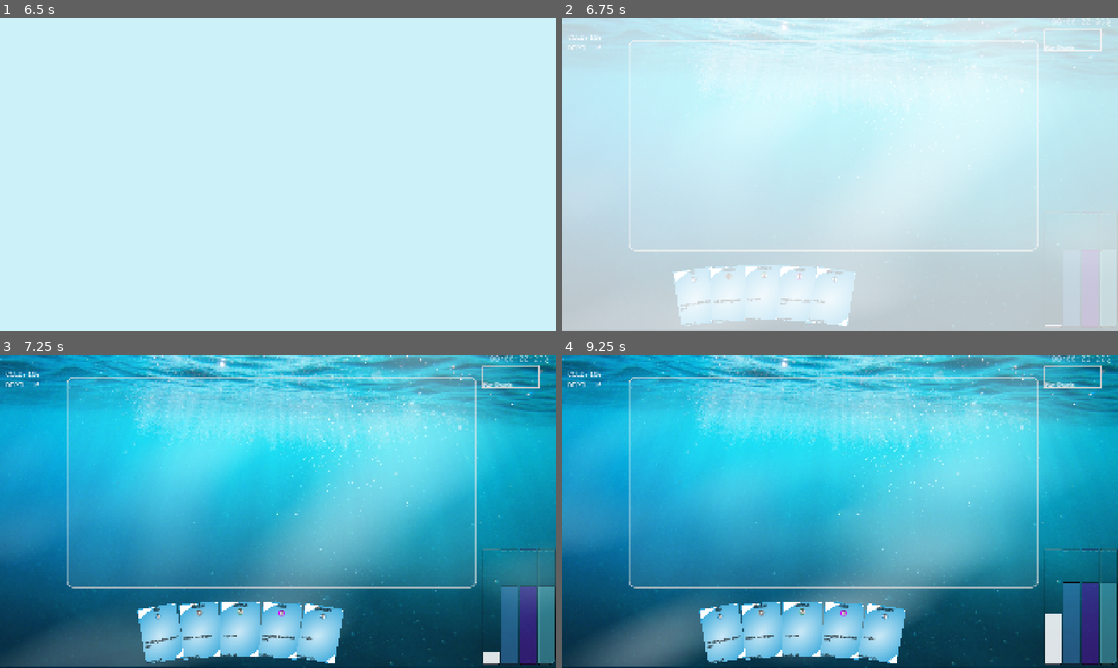
Above: before the commit, frames 1-4 (two rows, left to right).
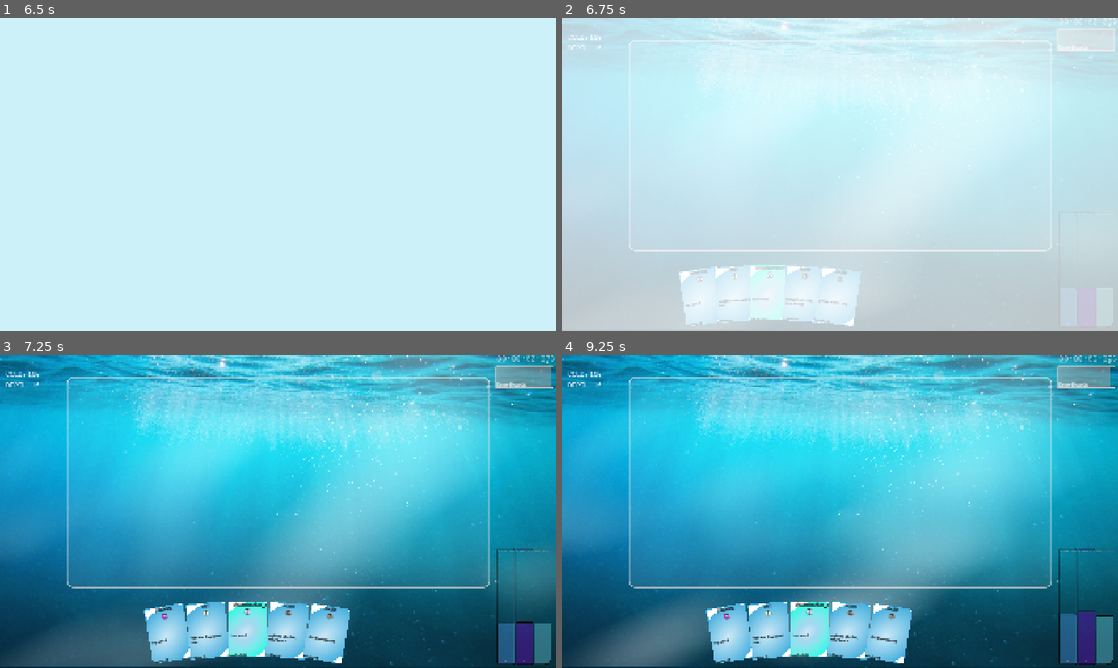
Above: after the commit, the same moments.

Repository: rosswolf/Tourbillon
Game: Godot game, scene res://src/scenes/main_menu.tscn
Two runs of this game, one before a commit and one after it. Both use one fixed random seed, a clock stepped at 60 frames per second and the inputs below. Sound files missing from this copy of the repository are replaced by a short silence.
Inputs (mouse positions are in pixels of both pictures, inside the frame that each line leads up to):
- Up to frame 1 (6.5 s): click "Play" at 0.5 s; move the mouse to (400, 158) at 1.27 s; click (400, 158) at 1.42 s; tap Enter at 2, 3.5, 5 s; drag from (166, 190) to (250, 237) at 2.02 s; tap Space at 2.75, 4.25, 5.75 s; move the mouse to (333, 105) at 2.77 s; click (333, 105) at 2.92 s; drag from (250, 237) to (111, 127) at 3.52 s; move the mouse to (444, 221) at 4.27 s; click (444, 221) at 4.42 s; drag from (111, 127) to (194, 96) at 5.02 s; move the mouse to (305, 174) at 5.77 s; click (305, 174) at 5.92 s
- Up to frame 2 (6.75 s): drag from (756, 96) to (728, 190) at 6.52 s
- Up to frame 3 (7.25 s): no input
- Up to frame 4 (9.25 s): click (645, 395) at 7.25 s; click (673, 395) at 8.02 s; click (701, 395) at 8.77 s

Frame 1 is identical in both runs. In frame 2, 1.5% of the frame differs, in the area x 19-100%, y 0-99%; in frame 3, 6.9%; in frame 4, 7.1%, in the area x 24-100%, y 0-100%.

Commit message:
prep for demo

Diff:
--- a/elastic-app/app/src/scenes/core/battle/goal_manager.gd
+++ b/elastic-app/app/src/scenes/core/battle/goal_manager.gd
@@ -3,18 +3,25 @@
 class_name GoalManager
 
 var active_goal: Goal
-const available_goals = ["survival_1","play_cards_1","activate_buildings_1"]
+const available_goals = ["spend_energy_1","play_cards_1","activate_buildings_1", "draw_cards_1", "destory_cards_1"]
+var count: int = 0
 
 func _init():
-	GlobalSignals.core_goal_succeeded.connect(__on_goal_complete)
-	GlobalSignals.core_goal_failed.connect(__on_goal_complete)
+	GlobalSignals.core_goal_succeeded.connect(__on_goal_complete.bind(true))
+	GlobalSignals.core_goal_failed.connect(__on_goal_complete.bind(false))
 	GlobalSignals.core_begin_turn.connect(__on_begin_turn)
 
 func __on_begin_turn():
 	active_goal = Goal.load_goal(available_goals.pick_random())
 	GlobalSignals.signal_core_goal_created(active_goal.instance_id)
 
-func __on_goal_complete(goal_instance_id: String):
+func __on_goal_complete(goal_instance_id: String, success: bool):
 	if goal_instance_id == active_goal.instance_id:
-		active_goal = Goal.load_goal(available_goals.pick_random())
+		if success:
+			count = count + 1
+
+		if count >= StaticData.get_int("goals_before_boss"):
+			active_goal = Goal.load_goal("boss_1")
+		else:
+			active_goal = Goal.load_goal(available_goals.pick_random())
 		GlobalSignals.signal_core_goal_created(active_goal.instance_id)
--- a/elastic-app/app/src/scenes/core/effects/effect.gd
+++ b/elastic-app/app/src/scenes/core/effects/effect.gd
@@ -73,7 +73,7 @@
 			var amount = int(params.get("param"))
 			GlobalGameManager.library.draw_card(amount)
 			return true,
-		{"source":[Hero, Card]}
+		{"source":[Hero, Card, Goal]}
 	),
 
 	"cooldown":  InternalEffect.new(
@@ -89,7 +89,7 @@
 			var shop_type: String = params.get("param")
 			GlobalSignals.signal_core_card_selection(shop_type, Library.Zone.HAND)
 			return true,
-		{"source":[Hero, Card]}
+		{"source":[Hero, Card, Goal]}
 	),
 	"add_gold": InternalEffect.new(
 		func(source: Entity, params: Dictionary):
@@ -97,6 +97,18 @@
 			GlobalGameManager.hero.gold.increment(amount)
 			return true,
 		{"source":[Hero, Card]}
+	),
+	"end_game": InternalEffect.new(
+		func(source: Entity, params: Dictionary):
+			GlobalSignals.signal_core_game_over()
+			return true,
+		{"source":[Hero, Card, Goal]}
+	),
+	"win": InternalEffect.new(
+		func(source: Entity, params: Dictionary):
+			GlobalSignals.signal_core_game_win()
+			return true,
+		{"source":[Hero, Card, Goal]}
 	)
 }
 
--- a/elastic-app/app/src/scenes/core/effects/one_time_effect.gd
+++ b/elastic-app/app/src/scenes/core/effects/one_time_effect.gd
@@ -41,6 +41,8 @@
 	if source is Card:
 		parameters["card"] = source
 		return __base_f.call(GlobalGameManager.hero, parameters)
+	elif source is Goal:
+		return __base_f.call(source, parameters)
 	else:
 		assert(false, "Unexpected source type")
 
--- a/elastic-app/app/src/scenes/core/entities/goal.gd
+++ b/elastic-app/app/src/scenes/core/entities/goal.gd
@@ -4,6 +4,7 @@
 	return "Goal"
 
 var reward: MoveDescriptorEffect
+var punishment: MoveDescriptorEffect
 var text: String
 
 var before_n_ticks: int = -1
@@ -21,14 +22,21 @@
 		__connect_achieve()
 
 func __connect_achieve():
-	__achieve_bound = __on_signal.bind(__achieve)
+	var starting_value = GlobalGameManager.stats_manager.stats.get(__achieve.signal_name, 0)
+	__achieve_bound = __on_signal.bind(__achieve, starting_value)
+	print("binding: " + __achieve.signal_name)
 	GlobalSignals.connect(__achieve.signal_name, __achieve_bound)
 
+	GlobalSignals.core_goal_failed.connect(__on_core_goal_failed)
+
 func __disconnect_achieve():
-	GlobalSignals.disconnect(__achieve.signalname, __achieve_bound)
-	__achieve_bound = null
+	if __achieve != null and __achieve_bound != null:
+		GlobalSignals.disconnect(__achieve.signal_name, __achieve_bound)
+		__achieve_bound = null
 
-func __on_signal(amount: int, achieve: Achieve):
+func __on_signal(delta: int, achieve: Achieve, prior: int):
+	var current = GlobalGameManager.stats_manager.stats.get(__achieve.signal_name, 0)
+	var amount: int = current - prior
 	if achieve.comparator == Comparator.EQUALS:
 		if amount == achieve.target:
 			__apply_reward()
@@ -45,6 +53,10 @@
 		if amount <= achieve.target:
 			__apply_reward()
 	return
+
+func __on_core_goal_failed(goal_instance_id: String):
+	if goal_instance_id == instance_id:
+		punishment.activate(self)
 
 func __apply_reward():
 	reward.activate(self)
@@ -77,6 +89,7 @@
 class GoalBuilder extends Entity.EntityBuilder:
 	var __text: String
 	var __reward: MoveDescriptorEffect
+	var __punishment: MoveDescriptorEffect
 	var __before_n_ticks: int = -1
 	var __achieve: Achieve
 
@@ -125,13 +138,19 @@
 		__before_n_ticks = ticks_in
 		return self
 
+	func with_punishment(defeat_in: String) -> GoalBuilder:
+		if defeat_in != "":
+			__punishment = MoveDescriptorEffect.new(defeat_in)
+		return self
+
 	func build() -> Goal:
 		var goal = Goal.new()
 		super.build_entity(goal)
-		goal.achieve == __achieve
+		goal.achieve = __achieve
 		goal.before_n_ticks = __before_n_ticks
 		goal.reward = __reward
 		goal.text = __text
+		goal.punishment = __punishment
 		return goal
 
 static func load_goal(goal_template_id: String) -> Goal:
@@ -148,6 +167,7 @@
 	builder.with_reward(goal_data.get("reward"))
 	builder.with_achieve(goal_data.get("achieve"))
 	builder.with_before_n_ticks(int(goal_data.get("before_n_ticks", -1)))
+	builder.with_punishment(goal_data.get("punishment",""))
 
 	# Set starting stats
 
--- a/elastic-app/app/src/scenes/core/global_game_manager.gd
+++ b/elastic-app/app/src/scenes/core/global_game_manager.gd
@@ -9,6 +9,7 @@
 var hero: Hero
 var relic_manager: RelicManager
 var goal_manager: GoalManager
+var stats_manager: StatsManager
 
 var hand_size: int = 5
 var current_act = 1
@@ -27,6 +28,7 @@
 	GlobalSignals.core_slot_activated.connect(__on_core_slot_activated)
 	GlobalSignals.ui_meter_expired.connect(__on_ui_meter_expired)
 	GlobalSignals.ui_time_bump.connect(__on_ui_time_bump)
+	GlobalSignals.core_card_drawn.connect(__on_core_card_drawn)
 
 
 
@@ -73,6 +75,7 @@
 	relic_manager = RelicManager.new()
 	hero = Hero.load_hero(hero_template_id)
 	goal_manager = GoalManager.new()
+	stats_manager = StatsManager.new()
 
 	__load_cards()
 
@@ -120,6 +123,7 @@
 	if card == null:
 		assert(false, "Card was null when retrieving from instance catalog: " + card_instance_id)
 		return
+	GlobalSignals.signal_stats_cards_played(1)
 	if card.durability.amount > 0:
 		card.durability.decrement(1)
 
@@ -134,6 +138,8 @@
 	if card == null:
 		assert(false, "Card was null when retrieving from instance catalog: " + card_instance_id)
 		return
+
+	GlobalSignals.signal_stats_cards_popped(1)
 	GlobalGameManager.library.move_card_to_zone2(card.instance_id, Library.Zone.ANY, Library.Zone.EXILED)
 
 func __on_core_slot_activated(card_instance_id: String):
@@ -141,7 +147,11 @@
 	if card == null:
 		assert(false, "Card was null when retrieving from instance catalog: " + card_instance_id)
 		return
+	GlobalSignals.signal_stats_slots_activated(1)
 	card.durability.decrement(1)
+
+func __on_core_card_drawn(card_instance_id: String):
+	GlobalSignals.signal_stats_cards_drawn(1)
 
 func allow_activations():
 	__activations_allowed = true
--- a/elastic-app/app/src/scenes/core/resources/game_resource.gd
+++ b/elastic-app/app/src/scenes/core/resources/game_resource.gd
@@ -46,7 +46,7 @@
 		# TODO
 		GameResource.Type.PURPLE_TIME: __SpecificResourceAccessor.new(
 			func(): return UiController.meters[Air.AirColor.PURPLE].time_remaining,
-			func(value): GlobalSignals.signal_core_time_set(Air.AirColor.PURPLE, value)
+			func(value): GlobalSignals.signal_core_time_set(Air.AirColor.PURPLE, value),
 		),
 		GameResource.Type.GREEN_TIME: __SpecificResourceAccessor.new(
 			func(): return UiController.meters[Air.AirColor.GREEN].time_remaining,
--- a/elastic-app/app/src/scenes/core/stats_manager.gd
+++ b/elastic-app/app/src/scenes/core/stats_manager.gd
@@ -13,17 +13,15 @@
 		var signal_name = signal_info.name
 		if signal_name.begins_with("stats_"):
 			# Initialize stat to 0
-			var stat_name = signal_name.replace("stats_", "")
-			stats[stat_name] = 0
+			stats[signal_name] = 0
 
 			# Connect to the signal
 			GlobalSignals.connect(signal_name, _on_stat_signal.bind(signal_name))
-			print("Connected to signal: ", signal_name, " -> stat: ", stat_name)
+			print("Connected to signal: ", signal_name, " -> stat: ", signal_name)
 
 # Handle incoming stat signals
-func _on_stat_signal(signal_name: String, amount: int) -> void:
-	var stat_name = signal_name.replace("stats_", "")
-	stats[stat_name] += amount
+func _on_stat_signal(amount: int, signal_name: String, ) -> void:
+	stats[signal_name] += amount
 	#print("Stat updated: ", stat_name, " += ", amount, " (Total: ", stats[stat_name], ")")
 
 # Print all current stats
--- a/elastic-app/app/src/scenes/data/card_data.json
+++ b/elastic-app/app/src/scenes/data/card_data.json
@@ -195,7 +195,7 @@
   {
 	"card_template_id": "green_draw_2",
 	"group_template_id": "knight",
-	"card_count": 3,
+	"card_count": 2,
 	"display_name": "shine",
 	"rules_text": "draw 2 cards",
 	"cursor_image_uid": "bqvm4vgi4c0dn",
@@ -316,7 +316,7 @@
 	"card_cost": {
 	  "GameResource.Type.BLUE_ENERGY": "1"
 	},
-	"instinct_effect": "remove_purple_time=5, draw_card=1",
+	"instinct_effect": "remove_purple_time=3, draw_card=1",
 	"card_rarity": "Card.RarityType.COMMON"
   },
   {
@@ -329,7 +329,7 @@
 	"card_cost": {
 	  "GameResource.Type.GREEN_ENERGY": "1"
 	},
-	"instinct_effect": "remove_blue_time=5, draw_card=1",
+	"instinct_effect": "remove_blue_time=3, draw_card=1",
 	"card_rarity": "Card.RarityType.COMMON"
   },
   {
@@ -342,7 +342,7 @@
 	"card_cost": {
 	  "GameResource.Type.PURPLE_ENERGY": "1"
 	},
-	"instinct_effect": "remove_green_time=5, draw_card=1",
+	"instinct_effect": "remove_green_time=3, draw_card=1",
 	"card_rarity": "Card.RarityType.COMMON"
   },
   {
@@ -442,5 +442,44 @@
 	},
 	"slot_effect": "add_green_time=5, draw_card=1, cooldown=20",
 	"card_rarity": "Card.RarityType.COMMON"
+  },
+  {
+	"card_template_id": "card_purple_time_2",
+	"group_template_id": "knight",
+	"card_count": 1,
+	"display_name": "duck",
+	"rules_text": "vent purple time, draw 1 card",
+	"cursor_image_uid": "bqvm4vgi4c0dn",
+	"card_cost": {
+	  "GameResource.Type.BLUE_ENERGY": "1"
+	},
+	"instinct_effect": "add_purple_time=3, draw_card=1",
+	"card_rarity": "Card.RarityType.COMMON"
+  },
+  {
+	"card_template_id": "card_blue_time_2",
+	"group_template_id": "knight",
+	"card_count": 1,
+	"display_name": "dive",
+	"rules_text": "vent blue time, draw 1 card",
+	"cursor_image_uid": "bqvm4vgi4c0dn",
+	"card_cost": {
+	  "GameResource.Type.GREEN_ENERGY": "1"
+	},
+	"instinct_effect": "add_blue_time=3, draw_card=1",
+	"card_rarity": "Card.RarityType.COMMON"
+  },
+  {
+	"card_template_id": "card_green_time_2",
+	"group_template_id": "knight",
+	"card_count": 1,
+	"display_name": "flit",
+	"rules_text": "vent green time, draw 1 card",
+	"cursor_image_uid": "bqvm4vgi4c0dn",
+	"card_cost": {
+	  "GameResource.Type.PURPLE_ENERGY": "1"
+	},
+	"instinct_effect": "add_green_time=3, draw_card=1",
+	"card_rarity": "Card.RarityType.COMMON"
   }
 ]
--- a/elastic-app/app/src/scenes/data/configuration_data.json
+++ b/elastic-app/app/src/scenes/data/configuration_data.json
@@ -35,5 +35,9 @@
     "configuration_name": "default_card_durability",
     "configuration_value": 2,
     "_NOEX notes": "default number of uses per card"
+  },
+  {
+    "configuration_name": "goals_before_boss",
+    "configuration_value": 3
   }
 ]
--- a/elastic-app/app/src/scenes/data/goals_data.json
+++ b/elastic-app/app/src/scenes/data/goals_data.json
@@ -1,24 +1,51 @@
 [
   {
-    "template_name": "survival_1",
+    "template_name": "spend_energy_1",
     "round": 1,
-    "text": "Survive 2 minutes",
+    "text": "Spend 7 energy",
     "reward": "shop=card",
-    "achieve": "global_time>30",
+    "achieve": "stats_energy_spent>=7",
     "before_n_ticks": 31
   },
   {
     "template_name": "play_cards_1",
     "round": 1,
-    "text": "Play 10 cards",
+    "text": "Play 7 cards",
     "reward": "shop=card",
-    "achieve": "played_cards>10"
+    "achieve": "stats_cards_played>7",
+    "before_n_ticks": 31
   },
   {
     "template_name": "activate_buildings_1",
     "round": 1,
-    "text": "Activate 2 buildings",
+    "text": "Activate 3 buildings",
     "reward": "shop=card",
-    "achieve": "activated_buildings>=2"
+    "achieve": "stats_slots_activated>=3",
+    "before_n_ticks": 31
+  },
+  {
+    "template_name": "draw_cards_1",
+    "round": 1,
+    "text": "Draw 5 cards",
+    "reward": "shop=card",
+    "achieve": "stats_cards_drawn>=5",
+    "before_n_ticks": 31
+  },
+  {
+    "template_name": "destory_cards_1",
+    "round": 1,
+    "text": "Destroy 2 cards",
+    "reward": "shop=card",
+    "achieve": "stats_cards_popped>=2",
+    "before_n_ticks": 31
+  },
+  {
+    "template_name": "boss_1",
+    "round": 1,
+    "text": "Boss!  Draw 8 cards",
+    "reward": "win=",
+    "achieve": "stats_cards_drawn>=8",
+    "before_n_ticks": 21,
+    "punishment": "end_game="
   }
 ]
--- a/elastic-app/app/src/scenes/game.gd
+++ b/elastic-app/app/src/scenes/game.gd
@@ -21,6 +21,7 @@
 	GlobalSignals.core_relic_removed.connect(__on_relic_removed)
 	GlobalSignals.core_card_removed_from_hand.connect(__on_card_removed_from_hand)
 	GlobalSignals.core_goal_created.connect(__on_core_goal_created)
+	GlobalSignals.core_game_win.connect(__on_core_game_win)
 
 
 	var audio_stream = load(GRAVITY_MP3)
@@ -128,3 +129,6 @@
 		if icon._relic.instance_id == relic_instance_id:
 			%RelicGridContainer.remove_child(child)
 			child.queue_free()
+
+func __on_core_game_win():
+	FadeToBlack.go_to_scene("res://src/scenes/win.tscn")
--- a/elastic-app/app/src/scenes/game.tscn
+++ b/elastic-app/app/src/scenes/game.tscn
@@ -20,8 +20,6 @@
 [sub_resource type="StyleBoxEmpty" id="StyleBoxEmpty_5dxuo"]
 
 [sub_resource type="StyleBoxEmpty" id="StyleBoxEmpty_bd8mh"]
-
-[sub_resource type="StyleBoxEmpty" id="StyleBoxEmpty_tnd0m"]
 
 [sub_resource type="StyleBoxEmpty" id="StyleBoxEmpty_flib5"]
 
@@ -153,10 +151,11 @@
 size_flags_vertical = 3
 theme_override_styles/panel = SubResource("StyleBoxEmpty_bd8mh")
 
-[node name="VBoxContainer" type="VBoxContainer" parent="Background/HBoxContainer/VBoxContainer/PanelContainer"]
-layout_mode = 2
-
-[node name="GlobalTimeLabel" type="Label" parent="Background/HBoxContainer/VBoxContainer/PanelContainer/VBoxContainer"]
+[node name="GoalContainer" type="VBoxContainer" parent="Background/HBoxContainer/VBoxContainer/PanelContainer"]
+unique_name_in_owner = true
+layout_mode = 2
+
+[node name="GlobalTimeLabel" type="Label" parent="Background/HBoxContainer/VBoxContainer/PanelContainer/GoalContainer"]
 unique_name_in_owner = true
 layout_mode = 2
 size_flags_vertical = 0
@@ -166,12 +165,6 @@
 text = "00:00:00:000"
 horizontal_alignment = 1
 
-[node name="GoalContainer" type="PanelContainer" parent="Background/HBoxContainer/VBoxContainer/PanelContainer/VBoxContainer"]
-unique_name_in_owner = true
-layout_mode = 2
-size_flags_vertical = 3
-theme_override_styles/panel = SubResource("StyleBoxEmpty_tnd0m")
-
 [node name="HBoxContainer2" type="HBoxContainer" parent="Background/HBoxContainer/VBoxContainer"]
 layout_mode = 2
 
@@ -183,6 +176,7 @@
 theme_override_styles/panel = SubResource("StyleBoxEmpty_flib5")
 
 [node name="MultiplierMeter" parent="Background/HBoxContainer/VBoxContainer/HBoxContainer2/MarginContainer4/PanelContainer" instance=ExtResource("9_tnd0m")]
+visible = false
 custom_minimum_size = Vector2(60, 400)
 layout_mode = 2
 
@@ -200,9 +194,9 @@
 custom_minimum_size = Vector2(60, 400)
 layout_mode = 2
 air_color = 3
-default_timer_max = 60.0
+default_timer_max = 25.0
 default_max_energy = 3.0
-starting_energy = 2.0
+starting_energy = 1.0
 
 [node name="MarginContainer2" type="MarginContainer" parent="Background/HBoxContainer/VBoxContainer/HBoxContainer2"]
 layout_mode = 2
@@ -217,9 +211,8 @@
 custom_minimum_size = Vector2(60, 400)
 layout_mode = 2
 air_color = 1
-default_timer_max = 65.0
 default_max_energy = 3.0
-starting_energy = 2.0
+starting_energy = 1.0
 
 [node name="MarginContainer3" type="MarginContainer" parent="Background/HBoxContainer/VBoxContainer/HBoxContainer2"]
 layout_mode = 2
@@ -236,9 +229,9 @@
 layout_mode = 2
 rightmost_style = true
 air_color = 2
-default_timer_max = 70.0
+default_timer_max = 30.0
 default_max_energy = 3.0
-starting_energy = 2.0
+starting_energy = 1.0
 
 [node name="ClickAndDrag" parent="." instance=ExtResource("10_6e0h8")]
 
--- a/elastic-app/app/src/scenes/global_signals.gd
+++ b/elastic-app/app/src/scenes/global_signals.gd
@@ -86,7 +86,7 @@
 signal core_max_time_removed(color: Air.AirColor, amount: float)
 func signal_core_max_time_removed(color: Air.AirColor, amount: float):
 	core_max_time_removed.emit(color, amount)
-
+	#
 signal core_energy_set(color: Air.AirColor, amount: float)
 func signal_core_energy_set(color: Air.AirColor, amount: float):
 	core_energy_set.emit(color, amount)
@@ -130,6 +130,10 @@
 func signal_core_game_over():
 	core_game_over.emit()
 
+signal core_game_win()
+func signal_core_game_win():
+	core_game_win.emit()
+
 signal core_arena_created(size: int)
 func signal_core_arena_created(size: int):
 	core_arena_created.emit(size)
@@ -256,27 +260,30 @@
 func signal_core_battleground_targeting_preview_changed(space_index: int):
 	core_battleground_targeting_preview_changed.emit(space_index)
 
-
 signal stats_cards_drawn(amount: int)
 func signal_stats_cards_drawn(amount: int):
-	stats_cards_drawn.emit()
+	stats_cards_drawn.emit(amount)
 
 signal stats_cards_popped(amount: int)
 func signal_stats_cards_popped(amount: int):
-	stats_cards_popped.emit()
+	stats_cards_popped.emit(amount)
 
 signal stats_cards_played(amount: int)
 func signal_stats_cards_played(amount: int):
-	stats_cards_played.emit()
+	stats_cards_played.emit(amount)
 
 signal stats_cards_slotted(amount: int)
 func signal_stats_cards_slotted(amount: int):
-	stats_cards_slotted.emit()
+	stats_cards_slotted.emit(amount)
+
+signal stats_slots_activated(amount: int)
+func signal_stats_slots_activated(amount: int):
+	stats_slots_activated.emit(amount)
 
 signal stats_energy_spent(amount: int)
 func signal_stats_energy_spent(amount: int):
-	stats_energy_spent.emit()
+	stats_energy_spent.emit(amount)
 
 signal stats_gold_spent(amount: int)
 func signal_stats_gold_spent(amount: int):
-	stats_gold_spent.emit()
+	stats_gold_spent.emit(amount)
--- a/elastic-app/app/src/scenes/ui/entities/goals/ui_goal.gd
+++ b/elastic-app/app/src/scenes/ui/entities/goals/ui_goal.gd
@@ -44,8 +44,8 @@
 	if goal.instance_id == goal_instance_id:
 		var tween = create_tween()
 		tween.set_parallel(true)
-		tween.tween_property(self, "modulate", Color.RED, 0.2)
-		tween.chain().tween_property(self, "modulate:a", 0.0, 0.3)
+		tween.tween_property(self, "modulate", Color.RED, 0.5)
+		tween.chain().tween_property(self, "modulate:a", 0.0, 0.7)
 		tween.tween_callback(queue_free)
 
 func __on_core_goal_succeeded(goal_instance_id: String):
@@ -55,6 +55,6 @@
 	if goal.instance_id == goal_instance_id:
 		var tween = create_tween()
 		tween.set_parallel(true)
-		tween.tween_property(self, "modulate", Color.WHITE, 0.2)
-		tween.chain().tween_property(self, "modulate:a", 0.0, 0.3)
+		tween.tween_property(self, "modulate", Color.AQUAMARINE, 0.5)
+		tween.chain().tween_property(self, "modulate:a", 0.0, 0.7)
 		tween.tween_callback(queue_free)
--- a/elastic-app/app/src/scenes/ui/resources/air_meter_2.gd
+++ b/elastic-app/app/src/scenes/ui/resources/air_meter_2.gd
@@ -185,9 +185,12 @@
 func __on_energy_removed(target_color: Air.AirColor, amount: float):
 	if target_color == air_color:
 		current_units -= amount
+		GlobalSignals.signal_stats_energy_spent(floor(amount))
 
 func __on_energy_set(target_color: Air.AirColor, amount: float):
 	if target_color == air_color:
+		if current_units > amount:
+			GlobalSignals.signal_stats_energy_spent(floor(current_units - amount))
 		current_units = amount
 
 func __on_max_energy_added(target_color: Air.AirColor, amount: float):
@@ -266,11 +269,17 @@
 	else:
 		return ">10"
 
+func render_label_dec(minute: int, second: int, centisecond):
+	return str(minute) + ":" + "%02d" % second + "." + "%02d" % centisecond
+
+func render_label_hex(minute: int, second: int, centisecond):
+	return str(minute) + ":" + "%02X" % second + "." + "%02X" % centisecond
+
 func render_label(time_left: float):
 	var minute: int = time_left / 60
 	var second: int = fmod(time_left, 60)
 	var centisecond: int = int(fmod(time_left, 1.0) * 100)
-	return str(minute) + ":" + "%02X" % second + "." + "%02X" % centisecond
+	return render_label_hex(minute, second, centisecond)
 
 func get_whole_remaining_units():
 	return int(floor(current_energy))
--- a/elastic-app/app/src/scenes/ui/resources/multiplier_meter.gd
+++ b/elastic-app/app/src/scenes/ui/resources/multiplier_meter.gd
@@ -4,7 +4,7 @@
 
 
 var multiplier: float = 1.0
-var multiplier_growth_rate: float = 0.5  # Per second
+var multiplier_growth_rate: float = 0.1  # Per second
 var max_multiplier: float = 4.0
 var min_multiplier: float = 1.0
 
--- /dev/null
+++ b/elastic-app/app/src/scenes/win.gd
@@ -0,0 +1,8 @@
+extends Control
+
+const MAIN_MENU = "res://src/scenes/main_menu.tscn"
+
+func _ready():
+	%Timer.wait_time = 7
+	%Timer.timeout.connect(func():FadeToBlack.go_to_scene(MAIN_MENU))
+	%Timer.start()
--- /dev/null
+++ b/elastic-app/app/src/scenes/win.tscn
@@ -0,0 +1,44 @@
+[gd_scene load_steps=2 format=3 uid="uid://c3s5aww3ngdjx"]
+
+[ext_resource type="Script" uid="uid://d1o06tcnxu2ew" path="res://src/scenes/win.gd" id="1_7fyc2"]
+
+[node name="Win" type="Control"]
+layout_mode = 3
+anchors_preset = 0
+script = ExtResource("1_7fyc2")
+
+[node name="ColorRect" type="ColorRect" parent="."]
+offset_right = 1920.0
+offset_bottom = 1080.0
+color = Color(0, 0.72549, 0.666667, 1)
+
+[node name="MainCenterContainer" type="CenterContainer" parent="."]
+offset_right = 1920.0
+offset_bottom = 1080.0
+
+[node name="MarginContainer" type="MarginContainer" parent="MainCenterContainer"]
+layout_mode = 2
+theme_override_constants/margin_left = 100
+theme_override_constants/margin_top = 50
+theme_override_constants/margin_right = 115
+theme_override_constants/margin_bottom = 50
+
+[node name="Timer" type="Timer" parent="MainCenterContainer/MarginContainer"]
+unique_name_in_owner = true
+wait_time = 5.0
+one_shot = true
+
+[node name="VBoxContainer" type="VBoxContainer" parent="MainCenterContainer/MarginContainer"]
+layout_mode = 2
+
+[node name="Label" type="Label" parent="MainCenterContainer/MarginContainer/VBoxContainer"]
+unique_name_in_owner = true
+layout_mode = 2
+theme_override_font_sizes/font_size = 25
+text = "Take a deep breath."
+
+[node name="Label2" type="Label" parent="MainCenterContainer/MarginContainer/VBoxContainer"]
+layout_mode = 2
+theme_override_font_sizes/font_size = 45
+text = "  you won"
+vertical_alignment = 1
Not shown: 1 places in elastic-app/app/src/scenes/game.tscn that only renumber resources
Not shown, added: elastic-app/app/src/scenes/win.gd.uid
